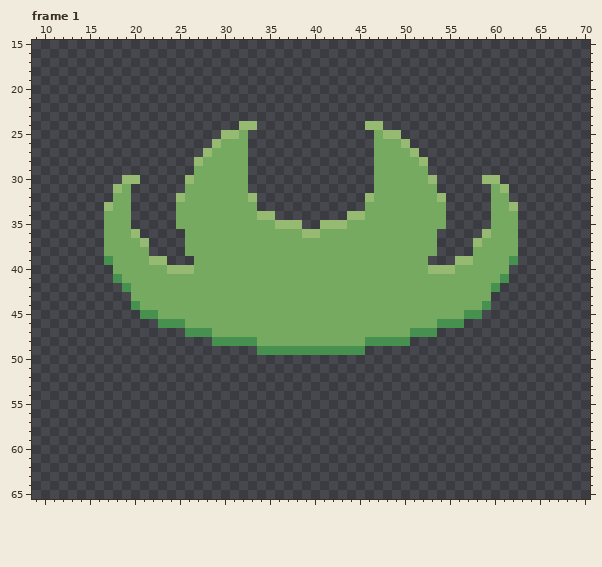
Pixel-art file: Assets/Art/Effects/Skills/Coconut/Ase_Effect_Coconut_NutQuake.aseprite. The picture above is the old version.
80x80 pixels, 3 frames. Shown: frame 1: x 9..70, y 15..65. The commit also changed other frames, which this record leaves out.
Once edited:
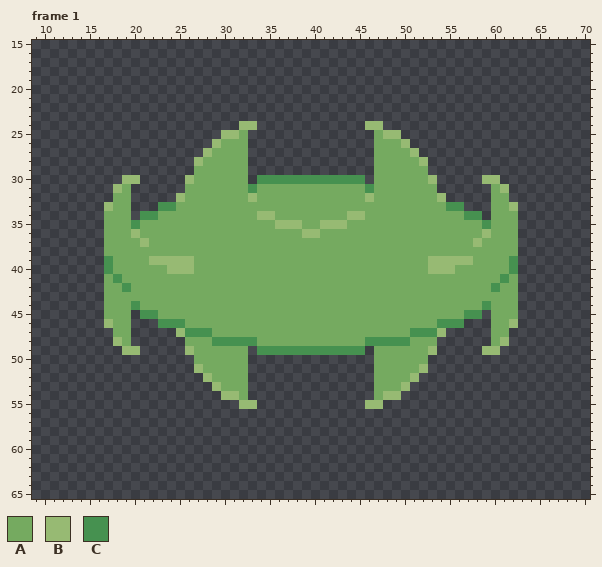
Palette (. is transparent): A #75aa60  B #97ba73  C #469150
The author wrote: Adjusted Enemy Effect Visuals
The edit:
layer "Layer 3" added
Frame 1, layer "Layer 3":
y 30: x 34..45 ............ -> CCCCCCCCCCCC
y 31: x 33..46 .............. -> CAAAAAAAAAAAAC
y 32: x 34..45 ............ -> AAAAAAAAAAAA
y 33: x 23..24 .. -> CC; x 34..45 ............ -> AAAAAAAAAAAA; x 55..56 .. -> CC
y 34: x 21..24 .... -> CCAA; x 36..43 ........ -> AAAAAAAA; x 55..58 .... -> AACC
y 35: x 20..24 ..... -> CAAAA; x 39..40 .. -> AA; x 55..59 ..... -> AAAAC
y 36: x 21..25 ..... -> AAAAA; x 54..58 ..... -> AAAAA
y 37..38: x 22..25 .... -> AAAA; x 54..57 .... -> AAAA
y 39: x 24..26 ... -> BBB; x 53..55 ... -> BBB
y 40: x 17 . -> C; x 62 . -> C
y 41: x 17 . -> A; x 62 . -> A
y 42: x 17..18 .. -> AA; x 61..62 .. -> AA
y 43..45: x 17..19 ... -> AAA; x 60..62 ... -> AAA
y 46: x 17..19 ... -> BAA; x 60..62 ... -> AAB
y 47: x 18..19 .. -> AA; x 25 . -> B; x 54 . -> B; x 60..61 .. -> AA
y 48: x 18..19 .. -> BA; x 26..28 ... -> AAA; x 51..53 ... -> AAA; x 60..61 .. -> AB
y 49: x 19..20 .. -> BB; x 26..32 ....... -> BAAAAAA; x 47..53 ....... -> AAAAAAB; x 59..60 .. -> BB
y 50: x 27..32 ...... -> AAAAAA; x 47..52 ...... -> AAAAAA
y 51: x 27..32 ...... -> BAAAAA; x 47..52 ...... -> AAAAAB
y 52: x 28..32 ..... -> BAAAA; x 47..51 ..... -> AAAAB
y 53: x 29..32 .... -> BAAA; x 47..50 .... -> AAAB
y 54: x 30..32 ... -> BBA; x 47..49 ... -> ABB
y 55: x 32..33 .. -> BB; x 46..47 .. -> BB
